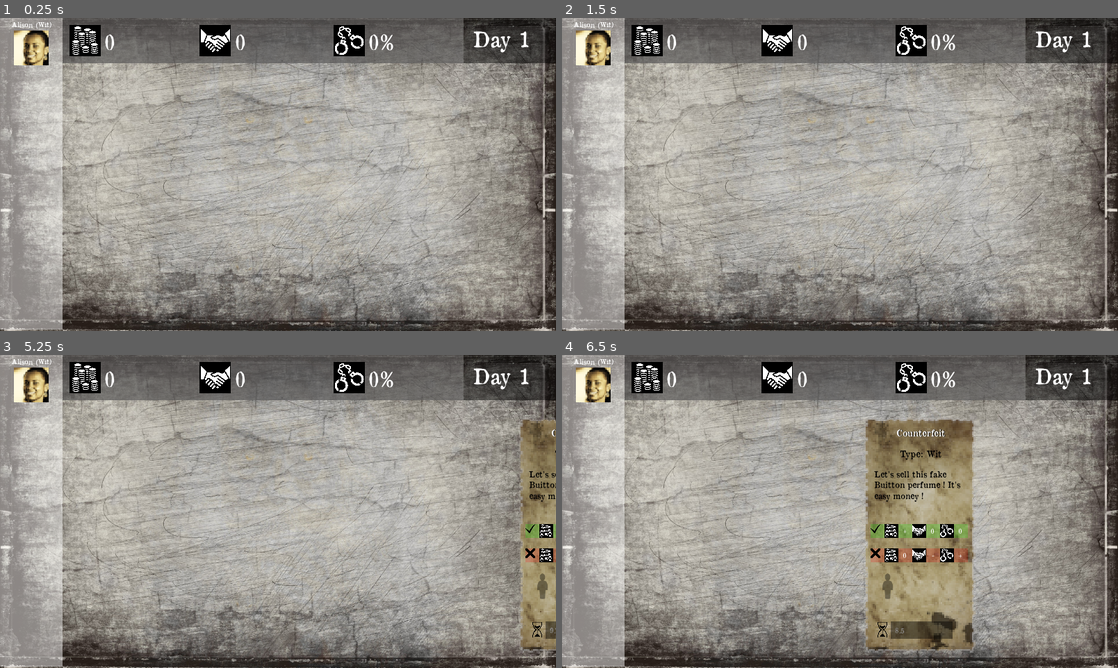
Above: before the commit, frames 1-4 (two rows, left to right).
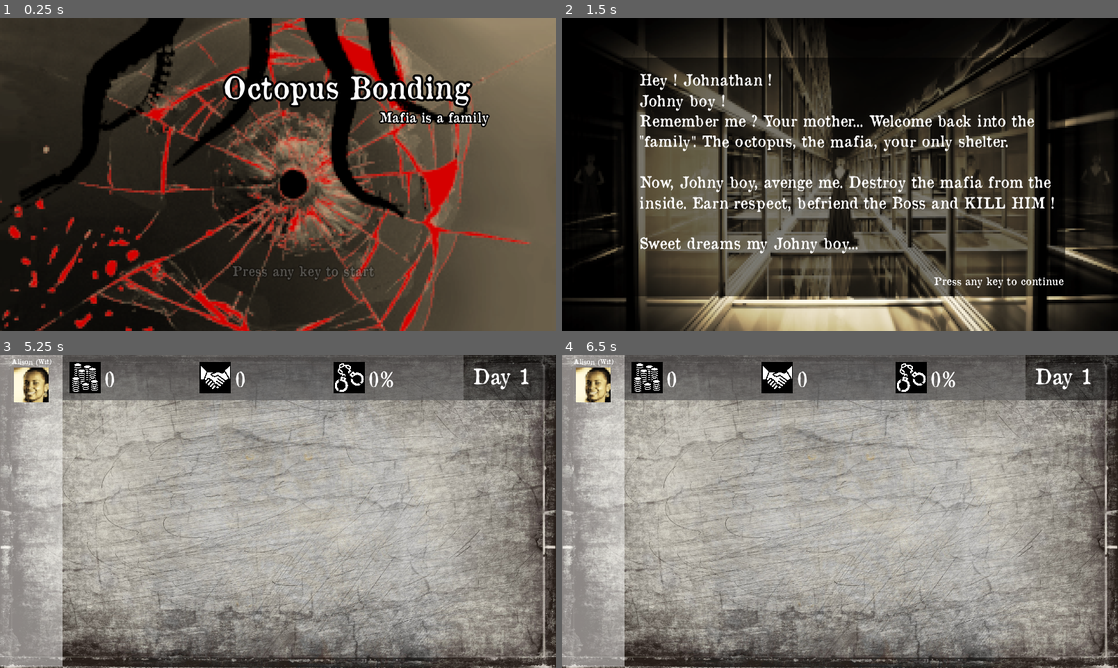
Above: after the commit, the same moments.

Repository: angeldustjdr/octopus_bounding
Game: Godot game, scene res://Titre.tscn
The game is run twice, just before and just after one commit, with the same random seed, the same clock (stepped at 60 frames per second) and the same inputs. Before the commit the project starts from res://Main.tscn.
Inputs (mouse positions are in pixels of both pictures, inside the frame that each line leads up to):
- Up to frame 1 (0.25 s): no input
- Up to frame 2 (1.5 s): tap Enter at 0.5, 1.25 s; drag from (595, 46) to (895, 105) at 0.52 s; drag from (728, 190) to (595, 46) at 1.27 s
- Up to frame 3 (5.25 s): tap Enter at 2, 3.5 s; move the mouse to (333, 442) at 2.02 s; click (333, 442) at 2.17 s; tap Space at 2.75, 4.25 s; drag from (250, 574) to (111, 464) at 2.77 s; move the mouse to (444, 558) at 3.52 s; click (444, 558) at 3.67 s; drag from (111, 464) to (33, 383) at 4.27 s; move the mouse to (305, 511) at 5.02 s; click (305, 511) at 5.17 s
- Up to frame 4 (6.5 s): drag from (1045, 489) to (728, 527) at 5.77 s

The runs differ from the first frame. In frame 1, 96% of the frame differs, in the area x 0-100%, y 0-100%; in frame 2, 96%; in frame 3, 4.2%; in frame 4, 14%.

Commit message:
music + gameover

Diff:
--- /dev/null
+++ b/Assets/music/Click.gd
@@ -0,0 +1,5 @@
+extends AudioStreamPlayer
+
+func _input(event):
+	if event is InputEventMouseButton or event is InputEventKey:
+		self.play()
--- /dev/null
+++ b/GameOver.gd
@@ -0,0 +1,15 @@
+extends Node2D
+
+onready var time = 0
+
+func _process(delta):
+	time += delta
+	$reasonLabel.modulate.a = abs(sin(time))
+
+func _input(event):
+	if event is InputEventKey or event is InputEventMouseButton:
+		if event.pressed:
+			var _anim_player = $SceneTranstion/AnimationPlayer
+			_anim_player.play("fade")
+			yield(_anim_player, "animation_finished")
+			get_tree().change_scene("res://Titre.tscn")
--- /dev/null
+++ b/GameOver.tscn
@@ -0,0 +1,81 @@
+[gd_scene load_steps=11 format=2]
+
+[ext_resource path="res://Assets/gameover.png" type="Texture" id=1]
+[ext_resource path="res://Assets/font/OldNewspaperTypes.ttf" type="DynamicFontData" id=2]
+[ext_resource path="res://GameOver.gd" type="Script" id=3]
+[ext_resource path="res://Assets/feather.png" type="Texture" id=4]
+[ext_resource path="res://SceneTranstion.tscn" type="PackedScene" id=5]
+
+[sub_resource type="Gradient" id=4]
+offsets = PoolRealArray( 0.0298507, 1 )
+colors = PoolColorArray( 0.015625, 0.015564, 0.015564, 1, 1, 1, 1, 0.682353 )
+
+[sub_resource type="GradientTexture" id=5]
+gradient = SubResource( 4 )
+
+[sub_resource type="ParticlesMaterial" id=3]
+flag_disable_z = true
+gravity = Vector3( 75, -100, 0 )
+initial_velocity = 132.08
+initial_velocity_random = 0.15
+angular_velocity = 27.17
+angular_velocity_random = 0.28
+orbit_velocity = 0.0
+orbit_velocity_random = 0.0
+radial_accel = 11.32
+damping = 22.64
+angle = 54.3
+angle_random = 0.17
+scale_random = 0.51
+color_ramp = SubResource( 5 )
+
+[sub_resource type="DynamicFont" id=1]
+size = 80
+font_data = ExtResource( 2 )
+
+[sub_resource type="DynamicFont" id=2]
+size = 49
+font_data = ExtResource( 2 )
+
+[node name="GameOver" type="Node2D"]
+script = ExtResource( 3 )
+
+[node name="gameover" type="Sprite" parent="."]
+texture = ExtResource( 1 )
+centered = false
+
+[node name="Particles2D" type="Particles2D" parent="."]
+position = Vector2( 40, 404.009 )
+scale = Vector2( 0.1, 0.1 )
+amount = 20
+lifetime = 10.0
+preprocess = 61.01
+speed_scale = 3.0
+process_material = SubResource( 3 )
+texture = ExtResource( 4 )
+
+[node name="gameoverLabel" type="Label" parent="."]
+margin_left = 40.0
+margin_top = 333.936
+margin_right = 471.0
+margin_bottom = 463.936
+custom_fonts/font = SubResource( 1 )
+text = "Game Over"
+align = 1
+valign = 1
+__meta__ = {
+"_edit_use_anchors_": false
+}
+
+[node name="reasonLabel" type="Label" parent="."]
+margin_left = 40.0
+margin_top = 449.794
+margin_right = 688.0
+margin_bottom = 604.794
+custom_fonts/font = SubResource( 2 )
+text = "xxxxxxx"
+__meta__ = {
+"_edit_use_anchors_": false
+}
+
+[node name="SceneTranstion" parent="." instance=ExtResource( 5 )]
--- /dev/null
+++ b/MusicPlayer.tscn
@@ -0,0 +1,15 @@
+[gd_scene load_steps=4 format=2]
+
+[ext_resource path="res://Assets/music/allMusic.ogg" type="AudioStream" id=1]
+[ext_resource path="res://Assets/music/click.ogg" type="AudioStream" id=2]
+[ext_resource path="res://Assets/music/Click.gd" type="Script" id=3]
+
+[node name="MusicPlayer" type="Node2D"]
+
+[node name="BGmusic" type="AudioStreamPlayer" parent="."]
+stream = ExtResource( 1 )
+autoplay = true
+
+[node name="Click" type="AudioStreamPlayer" parent="."]
+stream = ExtResource( 2 )
+script = ExtResource( 3 )
--- a/Pre-main.gd
+++ b/Pre-main.gd
@@ -16,9 +16,9 @@
 		myTime+=delta
 
 func _input(event):
-	if event is InputEventKey and $myText.percent_visible != 1:
+	if (event is InputEventKey or event is InputEventMouseButton) and $myText.percent_visible != 1:
 		$myText.percent_visible = 1
-	if event is InputEventKey and myTime > 0.5:
+	if (event is InputEventKey or event is InputEventMouseButton) and myTime > 0.5:
 		var _anim_player = $SceneTranstion/AnimationPlayer
 		_anim_player.play("fade")
 		yield(_anim_player, "animation_finished")
--- a/Titre.gd
+++ b/Titre.gd
@@ -14,7 +14,7 @@
 	$SubTitleLabel2.modulate.a = abs(sin(time))
 
 func _input(event):
-	if event is InputEventKey:
+	if event is InputEventKey or event is InputEventMouseButton:
 		if event.pressed:
 			var _anim_player = $SceneTranstion/AnimationPlayer
 			_anim_player.play("fade")
--- a/project.godot
+++ b/project.godot
@@ -15,9 +15,14 @@
 
 [application]
 
-config/name="Octopus Bounding"
-run/main_scene="res://Main.tscn"
+config/name="Octopus Bonding"
+run/main_scene="res://Titre.tscn"
 config/icon="res://icon.png"
+
+[autoload]
+
+MusicPlayer="*res://MusicPlayer.tscn"
+Click="*res://Assets/music/Click.gd"
 
 [display]
 
Binary file added: Assets/feather.png
Not shown, added: Assets/feather.png.import
Binary file added: Assets/gameover.png
Binary file added: Assets/gameover_fullres.png
Not shown, added: Assets/gameover_fullres.png.import
Not shown, removed: Assets/music/1.ogg.import
Not shown, removed: Assets/music/2.ogg.import
Not shown, removed: Assets/music/3.import
Not shown, removed: Assets/music/4.ogg.import
Not shown, removed: Assets/music/5.ogg.import
Not shown, removed: Assets/music/6.ogg.import
Not shown, removed: Assets/music/7.ogg.import
(and 10 more such lines)
